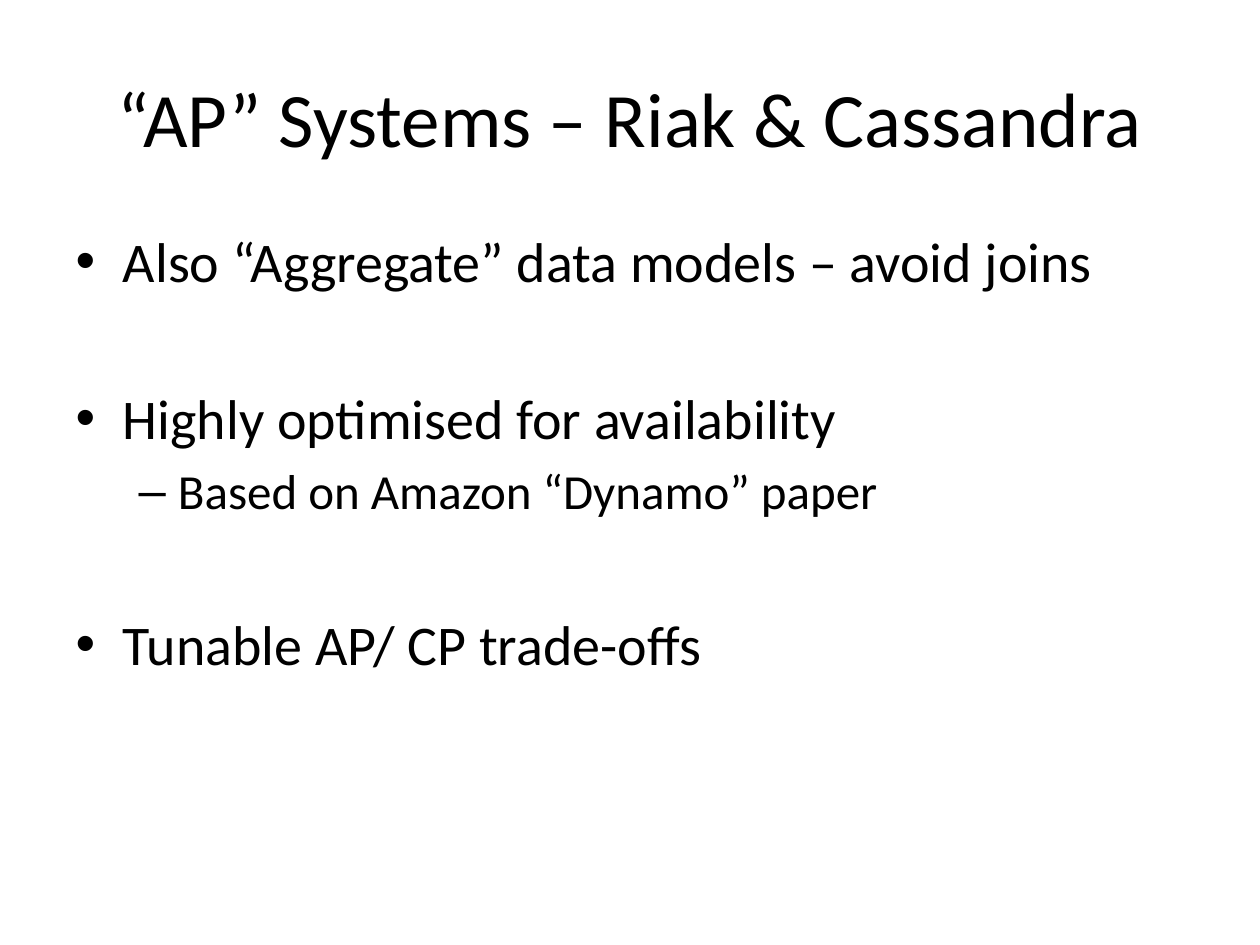
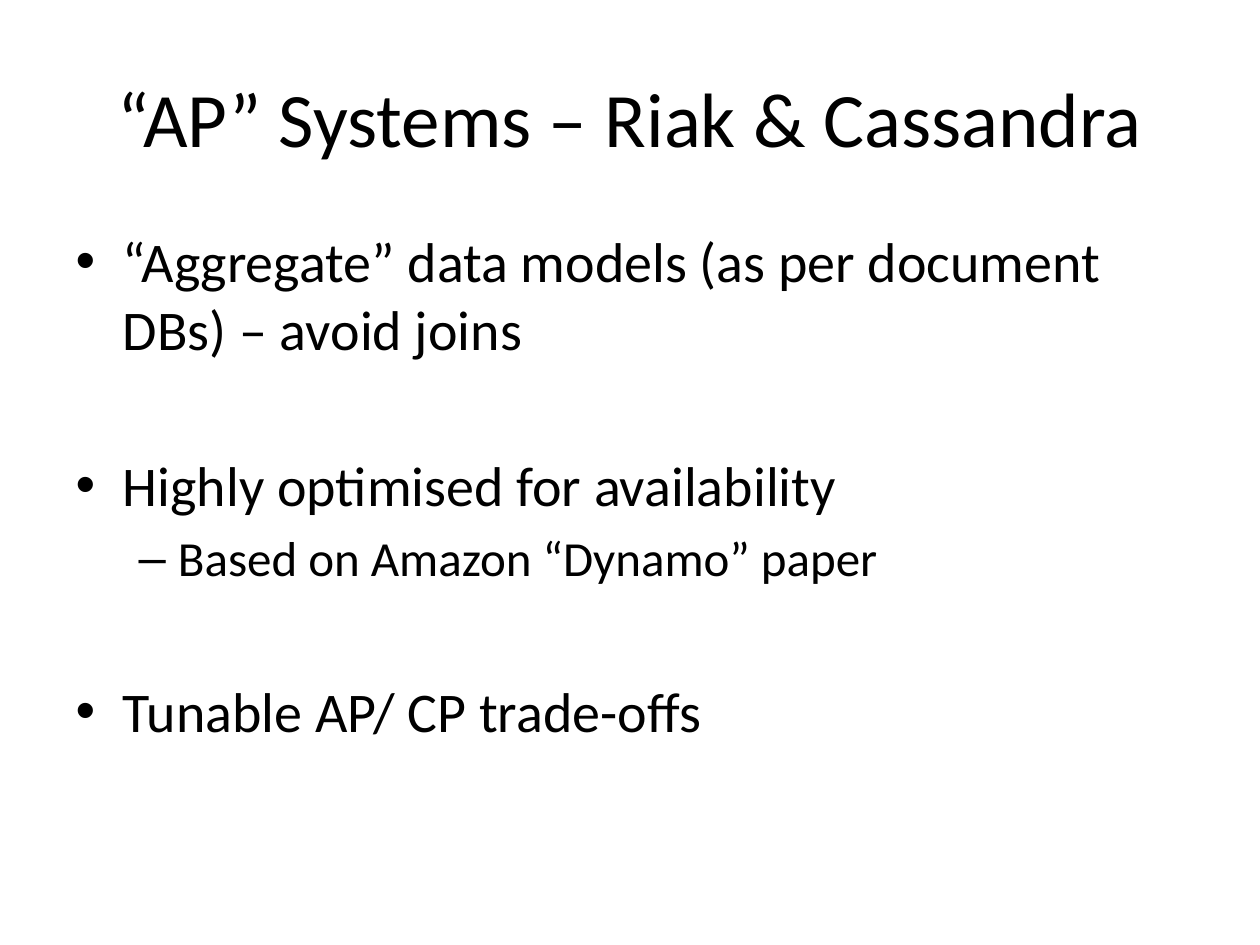
Before and after one commit to alexdgarland/database-demos, a slide deck: slide 22 of Slides/Not Only SQL - Picking A Database for DotNET.pptx (slide 33 before the commit). Drawn at 1260x945 pixels with LibreOffice and Linux fonts; fonts in the diff are those of the drawing. Boxes give left, top, right and bottom in pixels: in the first picture for what was removed or moved away, otherwise in the second. Text is boxed around its words. In the diff, an @@ line names an element or a change of style, - is before the commit and + after.

```diff
--- a/Slides/Not Only SQL - Picking A Database for DotNET.pptx
+++ b/Slides/Not Only SQL - Picking A Database for DotNET.pptx
@@ text at [123,241,1100,360]: text changed @@
-• Also “Aggregate” data models – avoid joins
+• “Aggregate” data models (as per document DBs) – avoid joins
```
Also in this commit, not shown: 9 other slides changed, 2 slides added, 14 slides removed, 3 other files.
